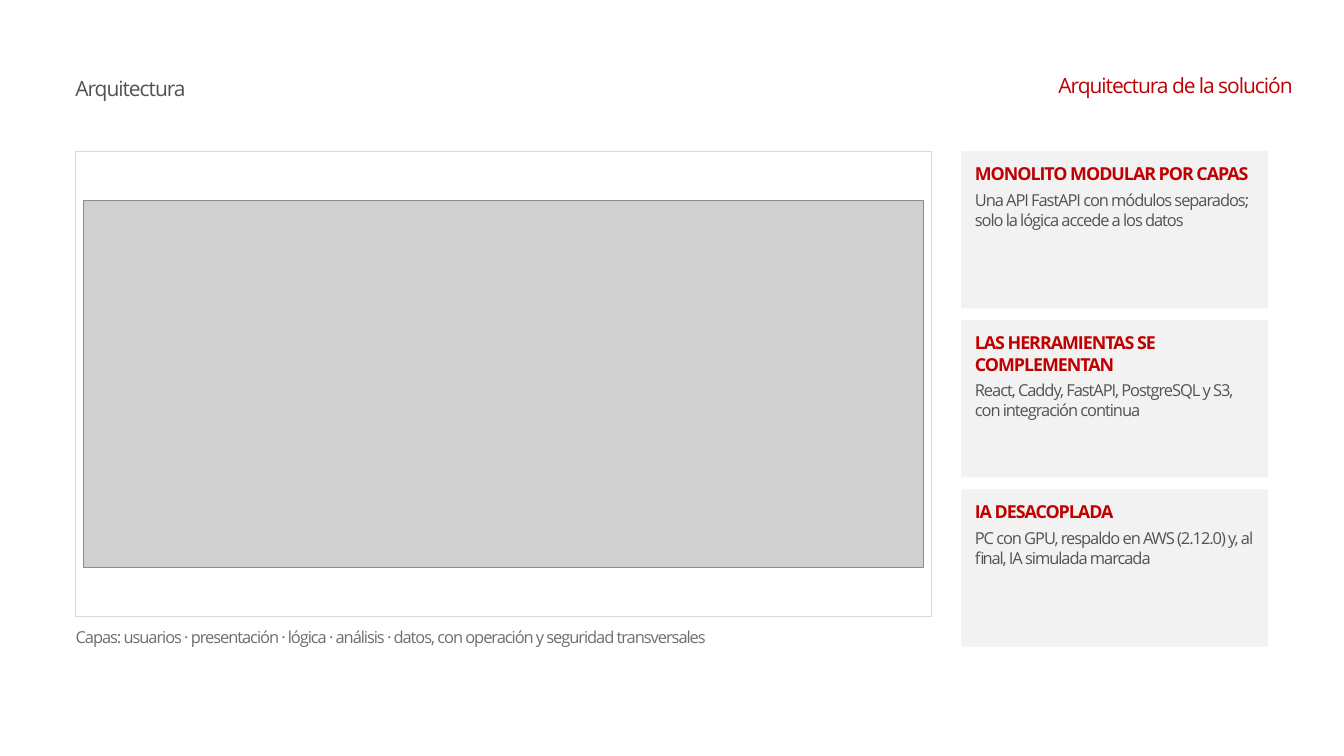
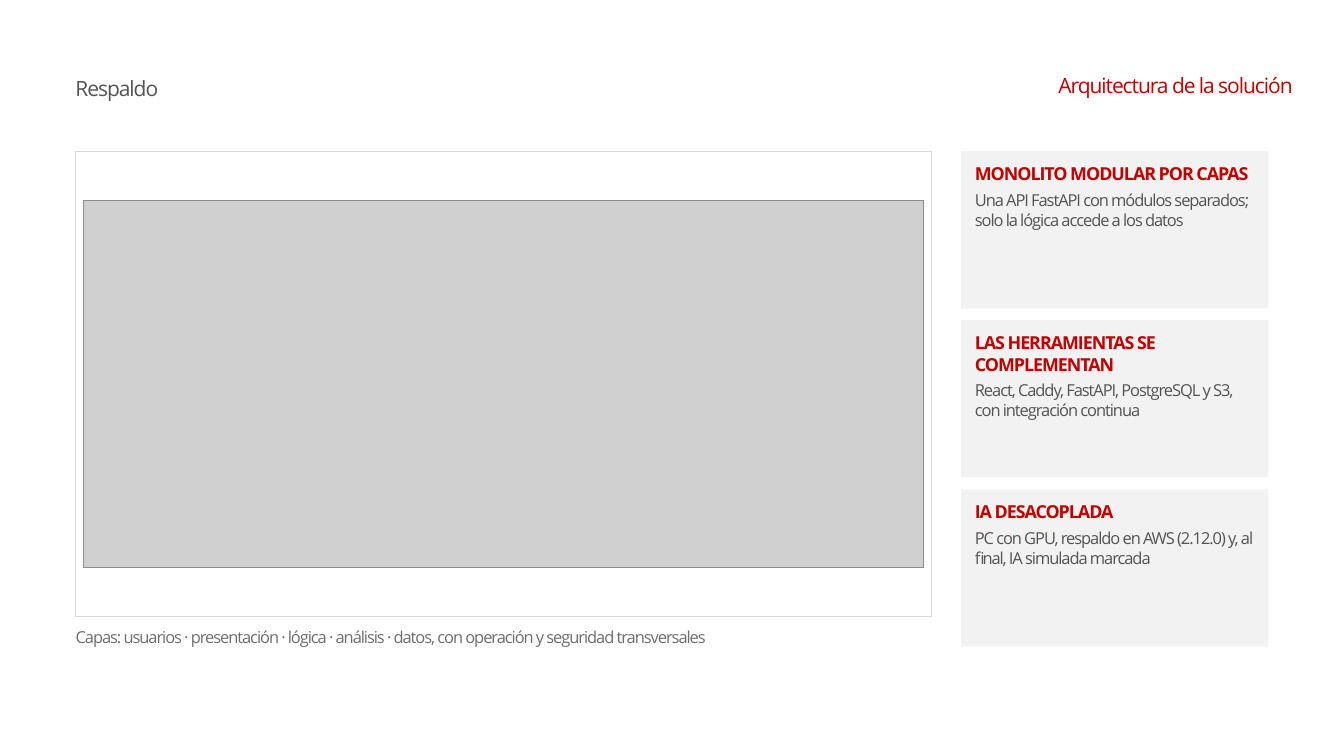
Before and after one commit to conEFE/Proyecto-Aurora, a slide deck: slide 23 of docs/informe_final/presentacion/Presentacion_Aurora_Informe_Final.pptx (slide 6 before the commit). Drawn at 1344x756 pixels with LibreOffice and Linux fonts; fonts in the diff are those of the drawing; grey boxes stand for pictures; background and template pictures are left out. Boxes give left, top, right and bottom in pixels: in the first picture for what was removed or moved away, otherwise in the second. Text is boxed around its words. In the diff, an @@ line names an element or a change of style, - is before the commit and + after.

```diff
--- a/docs/informe_final/presentacion/Presentacion_Aurora_Informe_Final.pptx
+++ b/docs/informe_final/presentacion/Presentacion_Aurora_Informe_Final.pptx
@@ text at (x1=75, y1=80, x2=158, y2=101): text changed @@
-Arquitectura
+Respaldo
```
Also in this commit, not shown: 10 other slides changed, 12 slides added, 2 other files.
